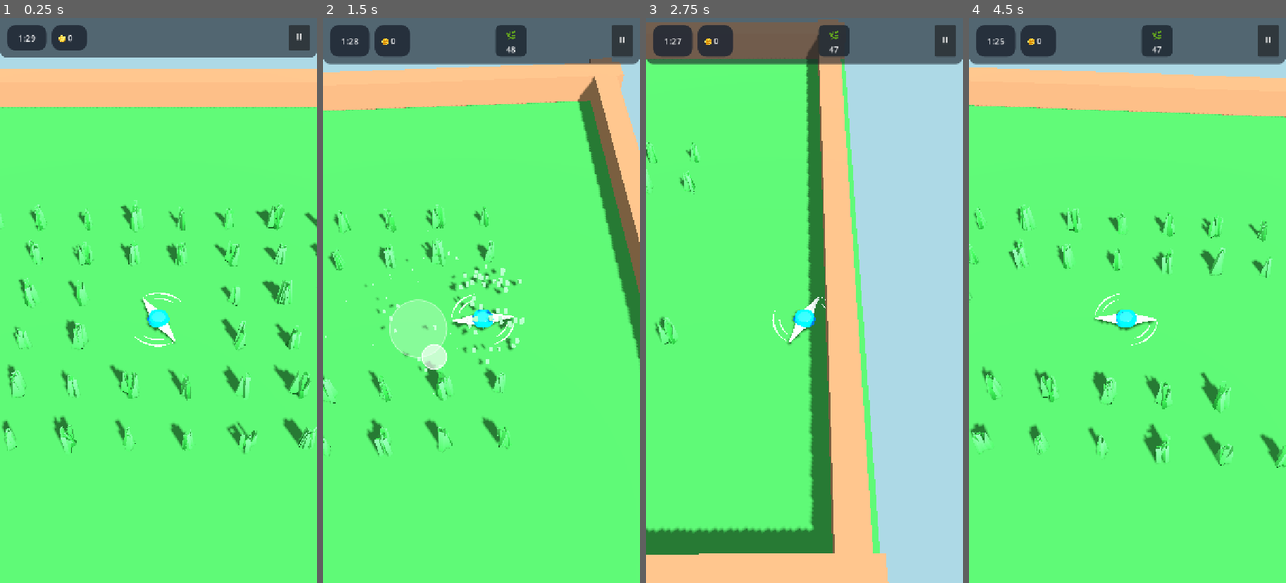
Above: before the commit, frames 1-4 (left to right).
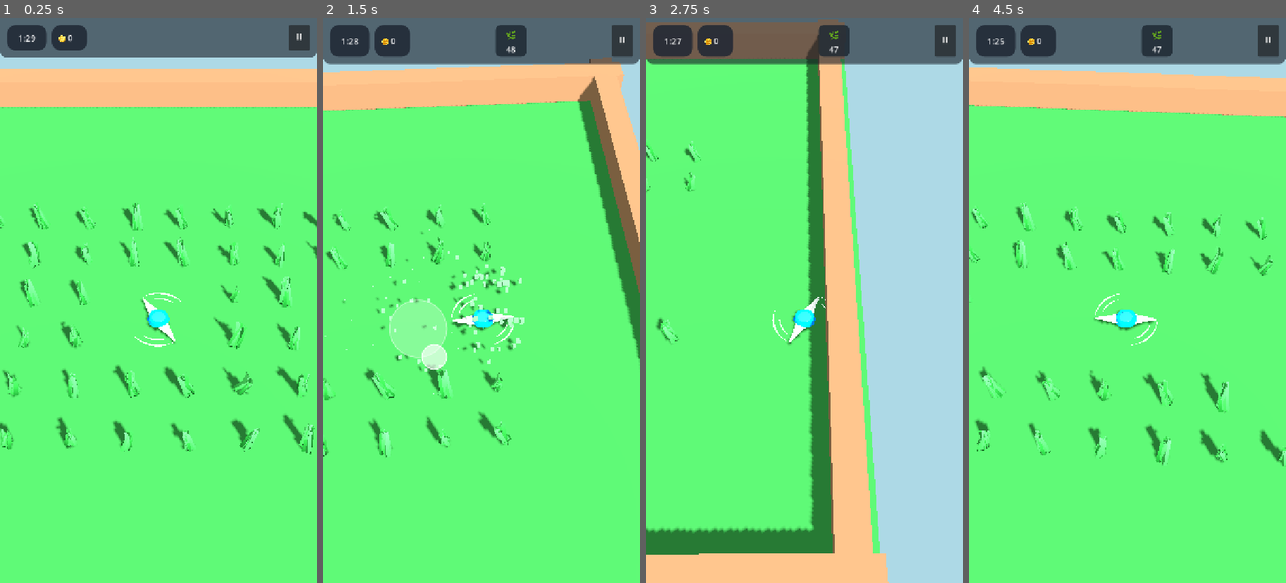
Above: after the commit, the same moments.

Repository: rogerbif/grass-cut-bot
Game: Godot game, scene res://scenes/main.tscn
The game is run twice, just before and just after one commit, with the same random seed, the same clock (stepped at 60 frames per second) and the same inputs.
Inputs (mouse positions are in pixels of both pictures, inside the frame that each line leads up to):
- Up to frame 1 (0.25 s): no input
- Up to frame 2 (1.5 s): move the mouse to (551, 272) at 0.52 s; hold Right (ui_right) 0.53-1.25 s; click (551, 272) at 0.67 s; drag from (418, 328) to (465, 413) at 1.27 s
- Up to frame 3 (2.75 s): move the mouse to (836, 176) at 2.02 s; hold Right (ui_right) from 2.03 s (still down)
- Up to frame 4 (4.5 s): release Right (ui_right) at 2.75 s; drag from (1111, 413) to (1032, 215) at 2.77 s; move the mouse to (1222, 385) at 3.52 s; hold Left (ui_left) 3.53-4.25 s; drag from (1032, 215) to (1079, 159) at 4.27 s

The runs differ from the first frame. In frame 1, 5.3% of the frame differs, in the area x 0-100%, y 32-78%; in frame 2, 2.7%; in frame 3, 0.4%; in frame 4, 3.8%.

Commit message:
feat(vegetation): refina distribuicao radial em leque e curvatura elastica da grama [v0.2.4]

Diff:
--- a/project.godot
+++ b/project.godot
@@ -11,7 +11,7 @@
 [application]
 
 config/name="Grass Cut Bot"
-config/version="0.2.3"
+config/version="0.2.4"
 run/main_scene="res://scenes/main.tscn"
 config/features=PackedStringArray("4.7", "Mobile")
 config/icon="res://icon.svg"
--- a/scenes/plants/grass_tuft.tscn
+++ b/scenes/plants/grass_tuft.tscn
@@ -7,10 +7,30 @@
 height = 0.6
 radius = 0.35
 
-[sub_resource type="PrismMesh" id="PrismMesh_blade"]
+[sub_resource type="PrismMesh" id="PrismMesh_center"]
 material = ExtResource("2_grass_mat")
-size = Vector3(0.18, 0.65, 0.08)
-subdivide_height = 3
+size = Vector3(0.16, 0.72, 0.07)
+subdivide_height = 4
+
+[sub_resource type="PrismMesh" id="PrismMesh_tall"]
+material = ExtResource("2_grass_mat")
+size = Vector3(0.17, 0.64, 0.07)
+subdivide_height = 4
+
+[sub_resource type="PrismMesh" id="PrismMesh_med1"]
+material = ExtResource("2_grass_mat")
+size = Vector3(0.15, 0.58, 0.07)
+subdivide_height = 4
+
+[sub_resource type="PrismMesh" id="PrismMesh_med2"]
+material = ExtResource("2_grass_mat")
+size = Vector3(0.18, 0.62, 0.07)
+subdivide_height = 4
+
+[sub_resource type="PrismMesh" id="PrismMesh_short"]
+material = ExtResource("2_grass_mat")
+size = Vector3(0.14, 0.52, 0.06)
+subdivide_height = 4
 
 [sub_resource type="StandardMaterial3D" id="StandardMaterial3D_particle"]
 roughness = 0.9
@@ -41,26 +61,30 @@
 
 [node name="VisualMesh" type="Node3D" parent="."]
 
+[node name="BladeCenter" type="MeshInstance3D" parent="VisualMesh"]
+transform = Transform3D(0.965926, 0, -0.258819, 0.013546, 0.99863, 0.050553, 0.258464, -0.052336, 0.964602, 0.0026, 0.36, 0.0097)
+mesh = SubResource("PrismMesh_center")
+
 [node name="Blade1" type="MeshInstance3D" parent="VisualMesh"]
-transform = Transform3D(0.965926, 0, 0.258819, 0, 1, 0, -0.258819, 0, 0.965926, -0.05, 0.3, 0)
-mesh = SubResource("PrismMesh_blade")
+transform = Transform3D(0.5, 0, -0.866025, 0.209511, 0.970296, 0.120961, 0.840301, -0.241922, 0.485148, 0.0303, 0.32, 0.0175)
+mesh = SubResource("PrismMesh_tall")
 
 [node name="Blade2" type="MeshInstance3D" parent="VisualMesh"]
-transform = Transform3D(0.707107, 0, -0.707107, 0, 1, 0, 0.707107, 0, 0.707107, 0.06, 0.28, 0.02)
-mesh = SubResource("PrismMesh_blade")
+transform = Transform3D(-0.707107, 0, -0.707107, 0.194905, 0.961262, -0.194905, 0.679715, -0.275637, -0.679715, 0.0283, 0.29, -0.0283)
+mesh = SubResource("PrismMesh_med1")
 
 [node name="Blade3" type="MeshInstance3D" parent="VisualMesh"]
-transform = Transform3D(0.258819, 0, 0.965926, 0, 1, 0, -0.965926, 0, 0.258819, 0, 0.33, -0.05)
-mesh = SubResource("PrismMesh_blade")
+transform = Transform3D(-0.866025, 0, 0.5, -0.112476, 0.97437, -0.194813, -0.487185, -0.224951, -0.843829, -0.0175, 0.31, -0.0303)
+mesh = SubResource("PrismMesh_med2")
 
 [node name="Blade4" type="MeshInstance3D" parent="VisualMesh"]
-transform = Transform3D(0.258819, 0, -0.965926, 0, 1, 0, 0.965926, 0, 0.258819, -0.04, 0.26, 0.04)
-mesh = SubResource("PrismMesh_blade")
+transform = Transform3D(0.258819, 0, 0.965926, -0.25, 0.965926, 0.066987, -0.933013, -0.258819, 0.25, -0.0386, 0.26, 0.0104)
+mesh = SubResource("PrismMesh_short")
 
 [node name="CutParticles" type="CPUParticles3D" parent="."]
 transform = Transform3D(1, 0, 0, 0, 1, 0, 0, 0, 1, 0, 0.2, 0)
 emitting = false
-amount = 14
+amount = 16
 lifetime = 0.55
 one_shot = true
 explosiveness = 0.9
--- a/shaders/interactive_grass.gdshader
+++ b/shaders/interactive_grass.gdshader
@@ -37,14 +37,22 @@
 		height_factor = clamp(VERTEX.y / 0.6, 0.0, 1.0);
 	}
 
-	// Converte direção de volta para o espaço de modelo e deforma o vértice
-	vec3 model_dir = (vec4(dir_norm, 0.0) * MODEL_MATRIX).xyz;
-	VERTEX += model_dir * power * interact_power * height_factor;
+	// Curvatura elastica nao-linear: base ancorada e ponta arqueada
+	float bend_factor = pow(height_factor, 1.6);
 
-	// Balanço orgânico suave de vento no topo
-	float wind = sin(TIME * wind_speed + world_vert.x * 2.0 + world_vert.z * 1.5) * wind_strength;
-	VERTEX.x += wind * height_factor;
-	VERTEX.z += wind * 0.6 * height_factor;
+	// Converte direcao radial para o espaco de modelo e deforma o vertice
+	vec3 model_dir = mat3(inverse(MODEL_MATRIX)) * dir_norm;
+	VERTEX += model_dir * (power * interact_power * bend_factor);
+
+	// Compressao/abaixamento elastico vertical na aproximacao da lamina
+	VERTEX.y -= power * interact_power * 0.14 * bend_factor;
+
+	// Balanco organico de vento em coordenadas globais com ondas cruzadas
+	float wave_x = sin(TIME * wind_speed + world_vert.x * 2.0 + world_vert.z * 1.5);
+	float wave_z = cos(TIME * (wind_speed * 0.8) + world_vert.x * 1.2 + world_vert.z * 2.2);
+	vec3 world_wind = vec3(wave_x, 0.0, wave_z * 0.6) * (wind_strength * bend_factor);
+	vec3 model_wind = mat3(inverse(MODEL_MATRIX)) * world_wind;
+	VERTEX += model_wind;
 }
 
 void fragment() {
Not shown: 1 places in scenes/plants/grass_tuft.tscn that only renumber resources
Not shown, changed: docs/02_entidades_e_mecanicas/SISTEMA_DE_VEGETACAO.md
Not shown, added: docs/historico_melhorias/004_refinamento_distribuicao_curvatura_grama.md
Not shown, changed: docs/historico_melhorias/INDICE_MELHORIAS.md
